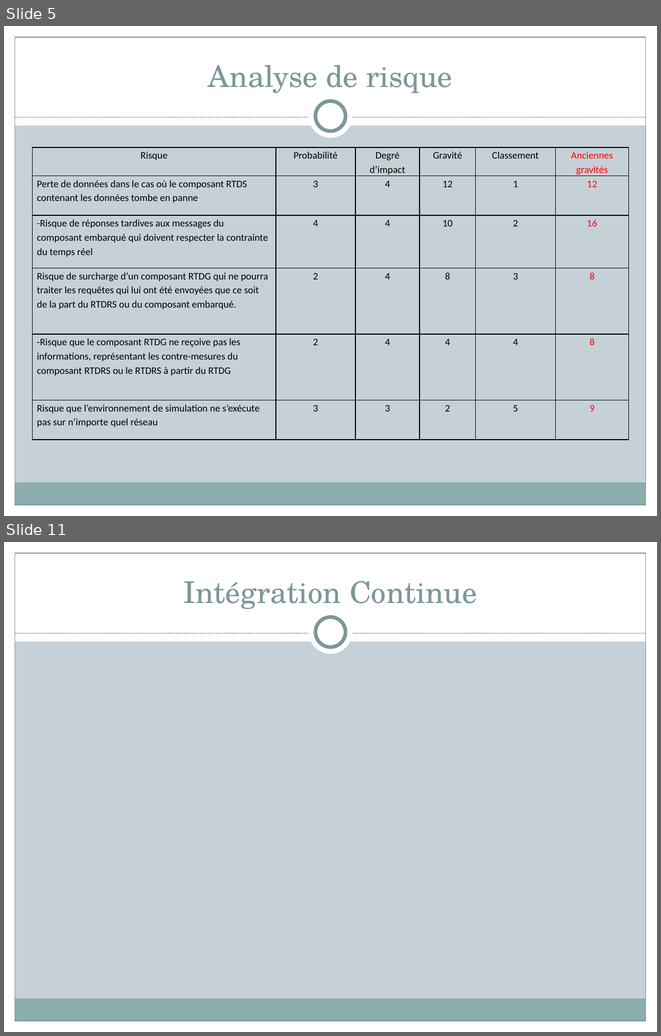
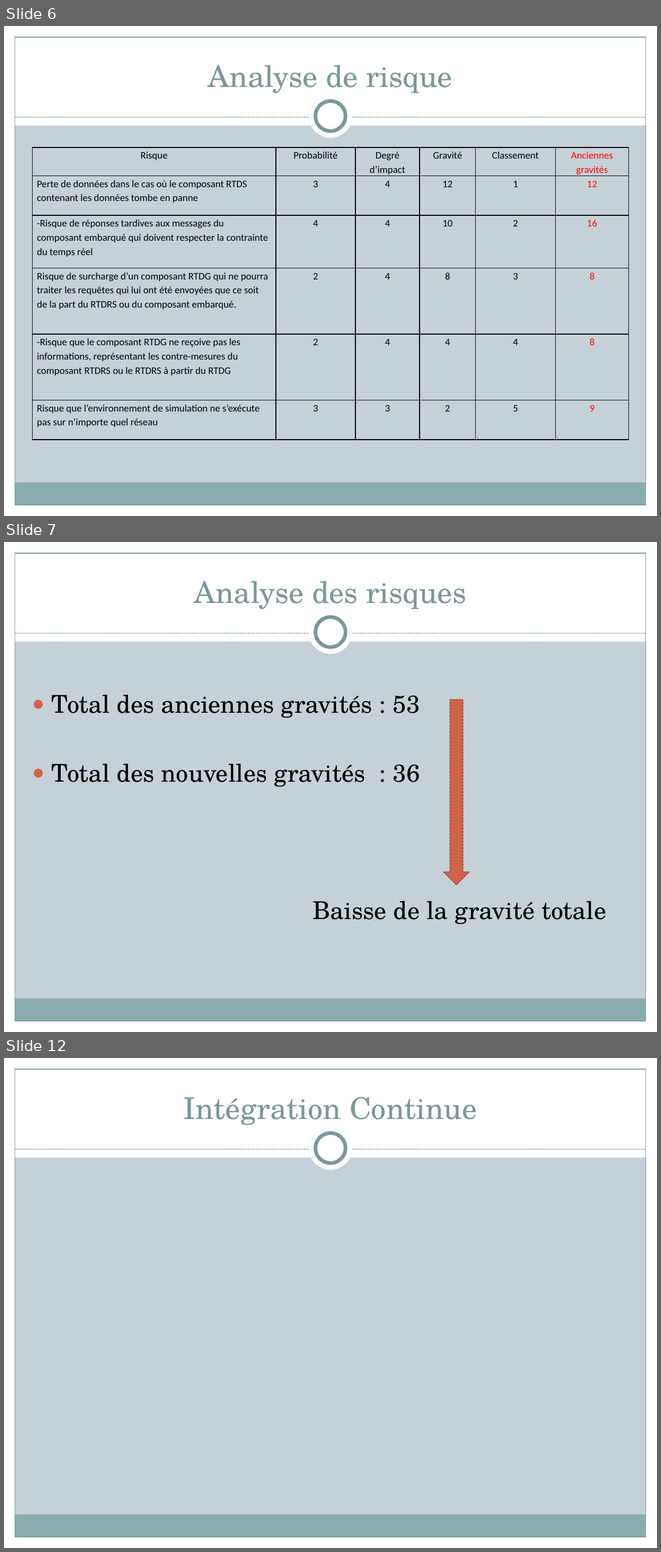
Before and after one commit to Timbobhe/fatal-pds-val, a slide deck: Appli/Méthodologie/Général/Copil/Copil 2/VAL.pptx. Shown one above the other, each under a label of ours: slides 5 and 11 before the commit, slides 6, 7 and 12 after it; the slides between them are not shown. The pictures are 661x1036 and 661x1552 pixels, drawn with LibreOffice and Linux fonts; fonts in the diff are those of the drawing. Boxes give left, top, right and bottom in pixels: in the first picture for what was removed or moved away, otherwise in the second. Text is boxed around its words. In the diff, an @@ line names an element or a change of style, - is before the commit and + after.

```diff
--- a/Appli/Méthodologie/Général/Copil/Copil 2/VAL.pptx
+++ b/Appli/Méthodologie/Général/Copil/Copil 2/VAL.pptx
@@ slide 7 added at <box>4,542,657,1032</box>, background #C5D1D7; not listed: 9 template elements that a slide beside it also shows @@
@@ title added at <box>194,581,467,609</box>, 33 pt, text #7C999A @@
+Analyse des risques
@@ text added at <box>52,695,606,924</box>, 27 pt, text #000000 @@
+● Total des anciennes gravités : 53
+● Total des nouvelles gravités : 36
+Baisse de la gravité totale
@@ down arrow added at <box>443,699,469,884</box>, fill #D16349, outline #9B4936 0.9 pt dashed @@
@@ what was slide 5 is now slide 6 @@
@@ what was slide 11 is now slide 12 @@
```
Also in this commit, not shown: 6 slides changed.
